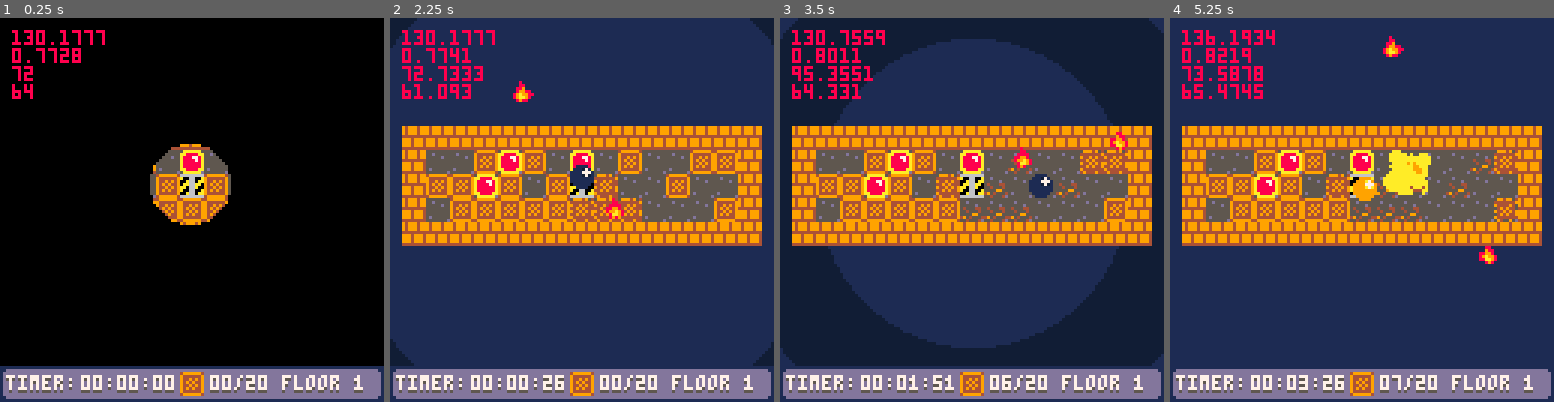
Above: before the commit, frames 1-4 (left to right).
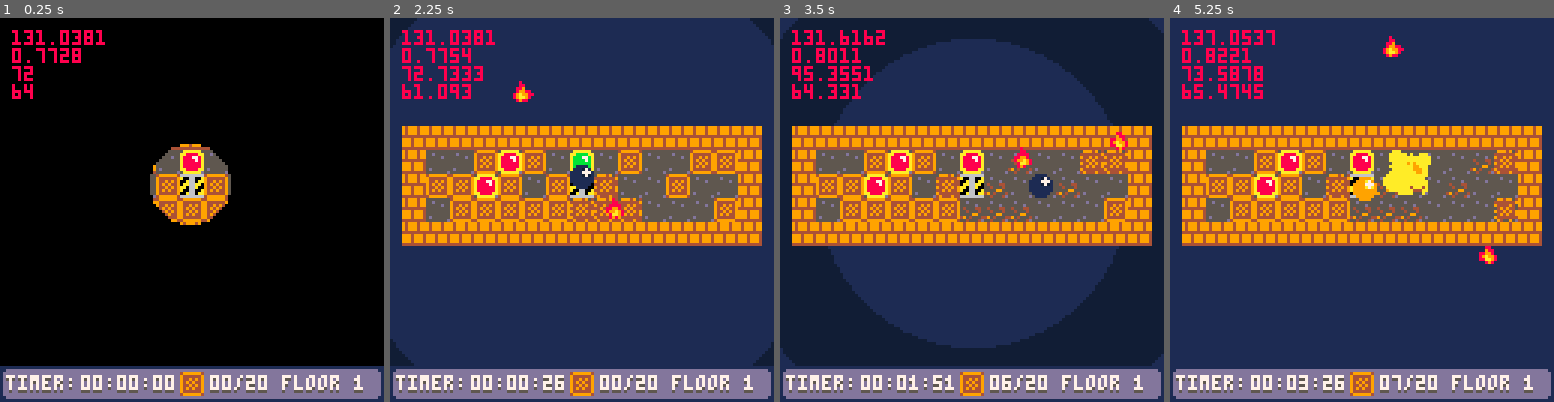
Above: after the commit, the same moments.

Repository: SHKBRD/P8CrateBall
Game: PICO-8 cartridge balltest24.p8
The game is run twice, just before and just after one commit, with the same random seed, the same clock (stepped at 60 frames per second) and the same inputs.
Inputs:
- Up to frame 1 (0.25 s): no input
- Up to frame 2 (2.25 s): tap X (X key) at 0.33, 1.07, 1.85 s; tap O (Z key) at 0.7, 1.7, 2.1 s; hold Right 1.6-2.1 s; hold Up from 2.15 s (still down)
- Up to frame 3 (3.5 s): release Up at 2.42 s; hold Right 2.47-3.03 s; tap O (Z key) at 2.5, 2.9, 3.3 s; tap X (X key) at 2.97 s; hold Left from 3.08 s (still down)
- Up to frame 4 (5.25 s): release Left at 3.58 s; hold Down 3.63-3.97 s; tap O (Z key) every 0.4 s from 3.7 to 4.9 s; hold Right 4.02-4.68 s; tap X (X key) at 4.08, 5.2 s; hold Up 4.73-5.03 s; hold Left from 5.08 s (still down)

The runs differ from the first frame. In frame 1, 0.2% of the frame differs, in the area x 9-28%, y 3-8%; in frame 2, 0.5%, in the area x 9-53%, y 3-40%; in frame 3, 0.2%; in frame 4, 0.3%.

Commit message:
add switch toggle functionality

Diff:
--- a/balltest24.p8
+++ b/balltest24.p8
@@ -646,6 +646,14 @@
 		cratesbroken += 1
 	end
 	if (player) sfx(3, 3)
+end
+
+function switch_toggle(a1)
+	if a1.t == 58 then
+		a1.t = 59
+	elseif a1.t == 59 then
+		a1.t = 58
+	end
 end
 
 function actor_col()
@@ -1162,6 +1170,13 @@
 		end
 	else
 		if a1.gets_col then
+			--switch
+			if a2.t == 58 or a2.t == 59 then
+				--if not already touching
+				if will_a_touch(a1, a2, false) == false then
+					switch_toggle(a2)
+				end
+			end
 		else
 
 		end
